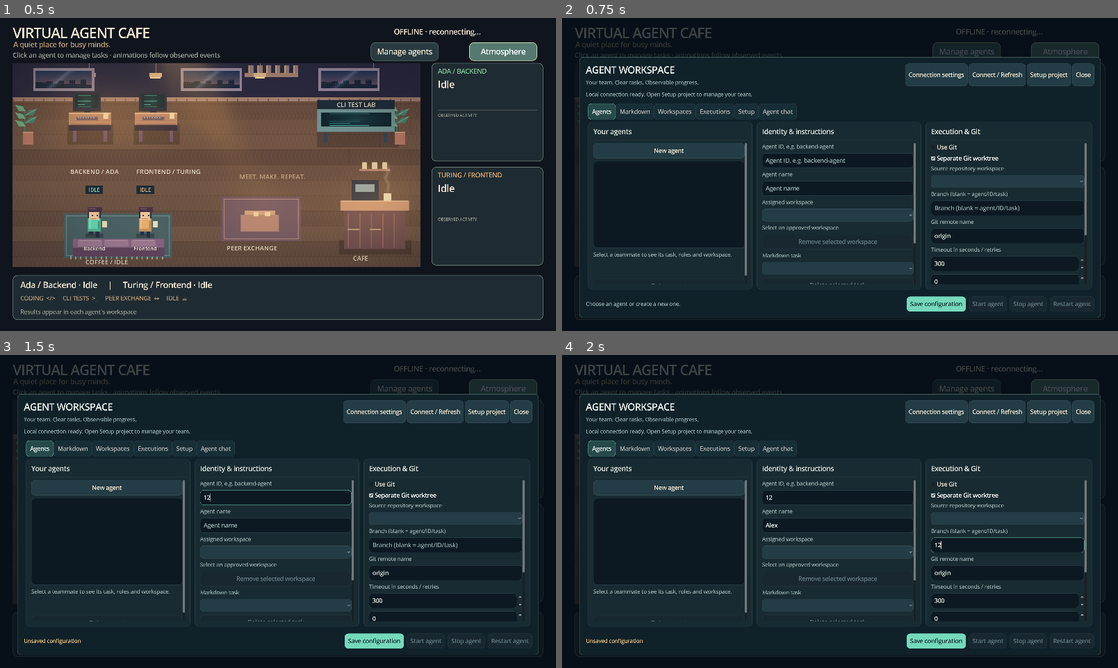
Above: before the commit, frames 1-4 (two rows, left to right).
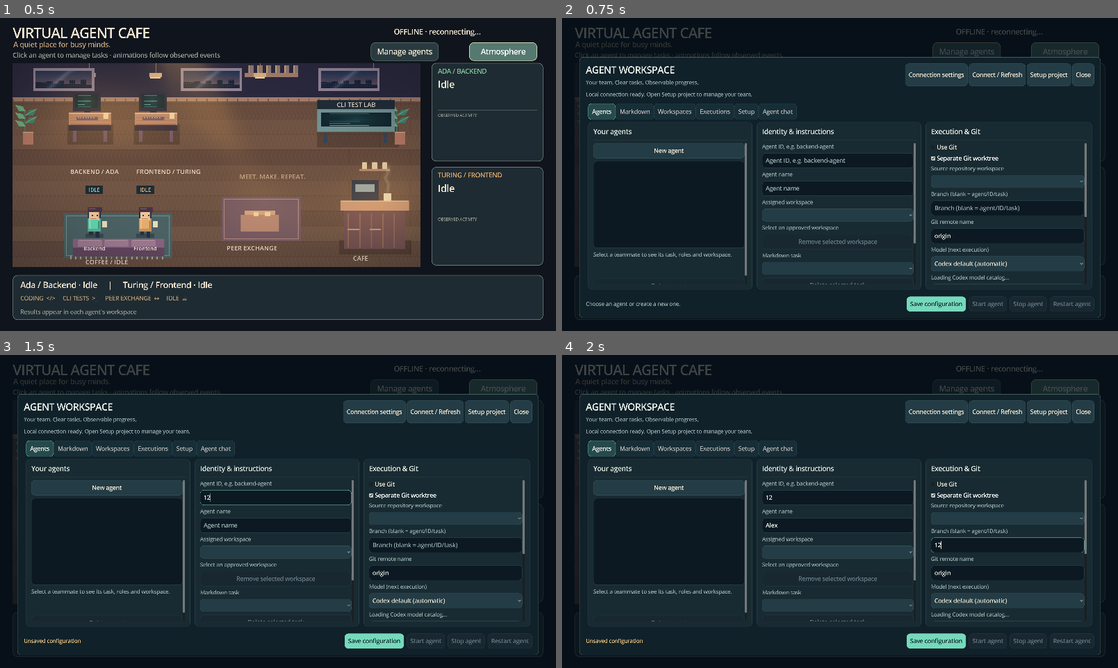
Above: after the commit, the same moments.

Repository: St3fanTh/VirtualAgentCafe
Game: Godot game, scene res://scenes/cafe.tscn
Two runs of this game, one before a commit and one after it. Both use one fixed random seed, a clock stepped at 60 frames per second and the inputs below.
Inputs (mouse positions are in pixels of both pictures, inside the frame that each line leads up to):
- Up to frame 1 (0.5 s): no input
- Up to frame 2 (0.75 s): click "Manage agents" at 0.5 s
- Up to frame 3 (1.5 s): click (278, 498) at 1.27 s; type "12" at 1.35 s
- Up to frame 4 (2 s): click (840, 524) at 1.5 s; type "Alex" at 1.58 s; click (1006, 545) at 1.73 s; type "12" at 1.82 s

Frame 1 is identical in both runs. In frame 2, 1.5% of the frame differs, in the area x 66-95%, y 63-86%; in frame 3, 1.5%; in frame 4, 1.5%.

Commit message:
feat: add per-agent Codex model selection

Diff:
--- a/game/scripts/management.gd
+++ b/game/scripts/management.gd
@@ -8,6 +8,10 @@
 var agents: ItemList
 var agent_id: LineEdit
 var agent_name: LineEdit
+var agent_model: OptionButton
+var model_status: Label
+var available_models: Array = []
+const DEFAULT_MODEL := "Codex default (automatic)"
 var workspace: OptionButton
 var workspace_info: Label
 var task_file: OptionButton
@@ -328,6 +332,11 @@
 	branch = line(settings, "Branch (blank = agent/ID/task)")
 	agent_remote_name = line(settings, "Git remote name")
 	agent_remote_name.text = "origin"
+	agent_model = option(settings, "Model (next execution)")
+	agent_model.add_item(DEFAULT_MODEL)
+	model_status = caption("Loading Codex model catalog…")
+	settings.add_child(model_status)
+	button(settings, "Refresh models", func(): call_api("models", "/models?refresh=true"))
 	settings.add_child(caption("Timeout in seconds / retries"))
 	timeout = SpinBox.new()
 	timeout.min_value = 1
@@ -521,12 +530,13 @@
 	if not saved.is_empty() and not token.visible:
 		token.text = saved
 	call_api("overview", "")
+	call_api("models", "/models")
 
 func poll_updates() -> void:
 	if not visible or token.text.strip_edges().is_empty() or not active_request.is_empty() or not request_queue.is_empty():
 		return
 	# Rebuilding popup/list widgets while they hold the mouse interrupts a click.
-	for popup in [chat_agent, workspace, task_file, repository, git_workspace, definition_kind, definition_select]:
+	for popup in [agent_model, chat_agent, workspace, task_file, repository, git_workspace, definition_kind, definition_select]:
 		if popup.get_popup().visible:
 			return
 	if tabs.current_tab == 5 and not chosen(chat_agent).is_empty():
@@ -588,7 +598,11 @@
 		call_deferred("after_response")
 		return
 	var finished_action: String = completed.get("action", action)
-	if finished_action in ["chat", "chat_send"]:
+	if finished_action == "models":
+		available_models = data.get("models", [])
+		fill_model_options(chosen(agent_model))
+		model_status.text = str(data.get("detail", ""))
+	elif finished_action in ["chat", "chat_send"]:
 		if str(data.get("agent", "")) == chosen(chat_agent):
 			var transcript := ""
 			for message in data.get("messages", []):
@@ -778,7 +792,7 @@
 func bind_form_changes() -> void:
 	for edit in [agent_id, agent_name, branch, agent_remote_name]:
 		edit.text_changed.connect(func(_value): mark_dirty())
-	for select in [workspace, task_file, repository]:
+	for select in [agent_model, workspace, task_file, repository]:
 		select.item_selected.connect(func(_index): mark_dirty())
 	for checkbox in [git_enabled, git_worktree, publish_on_success] + remote_flags.values():
 		checkbox.toggled.connect(func(_enabled): mark_dirty())
@@ -931,7 +945,7 @@
 	var agent_rows: Array = []
 	for item in cache.get("agents", []):
 		var config: Dictionary = item.config
-		agent_rows.append({"id": config.id, "text": str(config.name) + " · " + str(item.state).capitalize()})
+		agent_rows.append({"id": config.id, "text": str(config.name) + " · " + str(item.state).capitalize() + " · " + (str(config.model) if config.get("model") != null else "Codex default")})
 	sync_list(agents, agent_rows)
 	var chat_ids: Array = []
 	for row in agent_rows:
@@ -1004,6 +1018,7 @@
 	agent_id.editable = true
 	agent_id.text = ""
 	agent_name.text = ""
+	fill_model_options(DEFAULT_MODEL)
 	branch.text = ""
 	git_enabled.button_pressed = false
 	git_worktree.button_pressed = true
@@ -1035,6 +1050,7 @@
 		agent_id.editable = false
 		agent_id.text = config.id
 		agent_name.text = config.name
+		fill_model_options(str(config.model) if config.get("model") != null else DEFAULT_MODEL)
 		choose(workspace, config.workspace)
 		choose(git_workspace, config.workspace)
 		update_workspace_info()
@@ -1054,7 +1070,7 @@
 		repair_attempts.value = config.execution.get("repair_attempts", 3)
 		for operation in remote_flags:
 			remote_flags[operation].button_pressed = bool(config.git.get("allow_" + operation, false))
-		agent_summary.text = "ID: " + str(config.id) + "\n" + str(config.get("task", "No task")) + "\nRoles: " + ", ".join(config.roles) + "\nWorkspace: " + str(config.workspace)
+		agent_summary.text = "ID: " + str(config.id) + "\n" + str(config.get("task", "No task")) + "\nRoles: " + ", ".join(config.roles) + "\nWorkspace: " + str(config.workspace) + "\nModel: " + chosen(agent_model)
 		notice.text = "Workspace: " + config.workspace + " · " + str(record.state) + " · Task: " + str(record.get("task_state", ""))
 
 	loading_form = false
@@ -1092,6 +1108,7 @@
 	execution["max_retries"] = int(retries.value)
 	execution["repair_attempts"] = int(repair_attempts.value)
 	var config := {"id": agent_id.text, "name": agent_name.text, "workspace": chosen(workspace), "task": chosen(task_file) if not chosen(task_file).is_empty() else null, "roles": assigned_roles, "git": git, "execution": execution}
+	config["model"] = chosen(agent_model) if chosen(agent_model) != DEFAULT_MODEL else null
 	call_api("mutation", "/agents/" + agent_id.text if editing else "/agents", HTTPClient.METHOD_PUT if editing else HTTPClient.METHOD_POST, config)
 
 func ask_delete_agent() -> void:
@@ -1412,6 +1429,7 @@
 
 func format_execution_report(record: Dictionary) -> String:
 	var text := "RESULT\n" + str(record.get("detail", "Execution in progress"))
+	text += "\nRequested model: " + (str(record.model) if record.get("model") != null else DEFAULT_MODEL)
 	text += "\n\nPUBLICATION (verified by controller)\n" + str(record.get("publication", "NOT_REQUESTED"))
 	var published: Dictionary = record.get("published", {})
 	if not published.is_empty():
@@ -1503,3 +1521,14 @@
 func load_chat() -> void:
 	if not chosen(chat_agent).is_empty():
 		call_api("chat", "/agents/" + chosen(chat_agent) + "/chat", HTTPClient.METHOD_GET, {}, true)
+
+func fill_model_options(selected_model: String) -> void:
+	if selected_model.is_empty():
+		selected_model = DEFAULT_MODEL
+	var choices: Array = [DEFAULT_MODEL]
+	choices.append_array(available_models)
+	# Keep saved or unsaved selections even when the catalog is unavailable or changes.
+	if not selected_model in choices:
+		choices.append(selected_model)
+	fill_options(agent_model, choices)
+	choose(agent_model, selected_model)
--- a/game/tests/test_management.gd
+++ b/game/tests/test_management.gd
@@ -62,6 +62,9 @@
 			ui.new_agent()
 			ui.agent_id.text = managed_id
 			ui.agent_name.text = "Backend Engineer"
+			if not "fixture-model" in ui.available_models:
+				return false
+			ui.choose(ui.agent_model, "fixture-model")
 			ui.choose(ui.workspace, "project")
 			ui.choose(ui.task_file, "task.md")
 			ui.roles.select(0)
@@ -71,6 +74,9 @@
 			if ui.agents.item_count != 1:
 				return false
 			ui.load_agent(0)
+			assert(ui.chosen(ui.agent_model) == "fixture-model")
+			assert(ui.cache.agents[0].config.model == "fixture-model")
+			assert("fixture-model" in ui.agent_summary.text)
 			ui.control("start")
 			stage = 6
 		6:
@@ -106,6 +112,14 @@
 		8:
 			if not "CODING" in ui.logs.text or not "TESTING" in ui.logs.text:
 				return false
+			assert("Requested model: fixture-model" in ui.execution_report.text)
+			# A changed or temporarily missing catalog must preserve an unsaved selection.
+			ui.choose(ui.agent_model, "fixture-model-other")
+			ui.available_models = []
+			ui.fill_model_options(ui.chosen(ui.agent_model))
+			assert(ui.chosen(ui.agent_model) == "fixture-model-other")
+			ui.load_agent(0)
+			assert(ui.chosen(ui.agent_model) == "fixture-model")
 			assert("CHANGELOG (agent recap)" in ui.execution_report.text)
 			assert("OBSERVED TEST RUNS" in ui.execution_report.text)
 			assert(ui.execution_report.get_parent() is TabContainer)
Not shown, changed: PROGRESS.md
Not shown, changed: README.md
Not shown, changed: backend/tests/fixtures/managed_runtime_app.py
Not shown, added: backend/tests/test_agent_models.py
Not shown, changed: backend/virtual_agent_cafe/adapters/codex.py
Not shown, changed: backend/virtual_agent_cafe/management/api.py
Not shown, changed: backend/virtual_agent_cafe/management/config.py
Not shown, changed: backend/virtual_agent_cafe/management/execution.py
Not shown, added: backend/virtual_agent_cafe/management/model_catalog.py
Not shown, changed: backend/virtual_agent_cafe/management/sandbox.py
Not shown, changed: docs/agent-management.md
